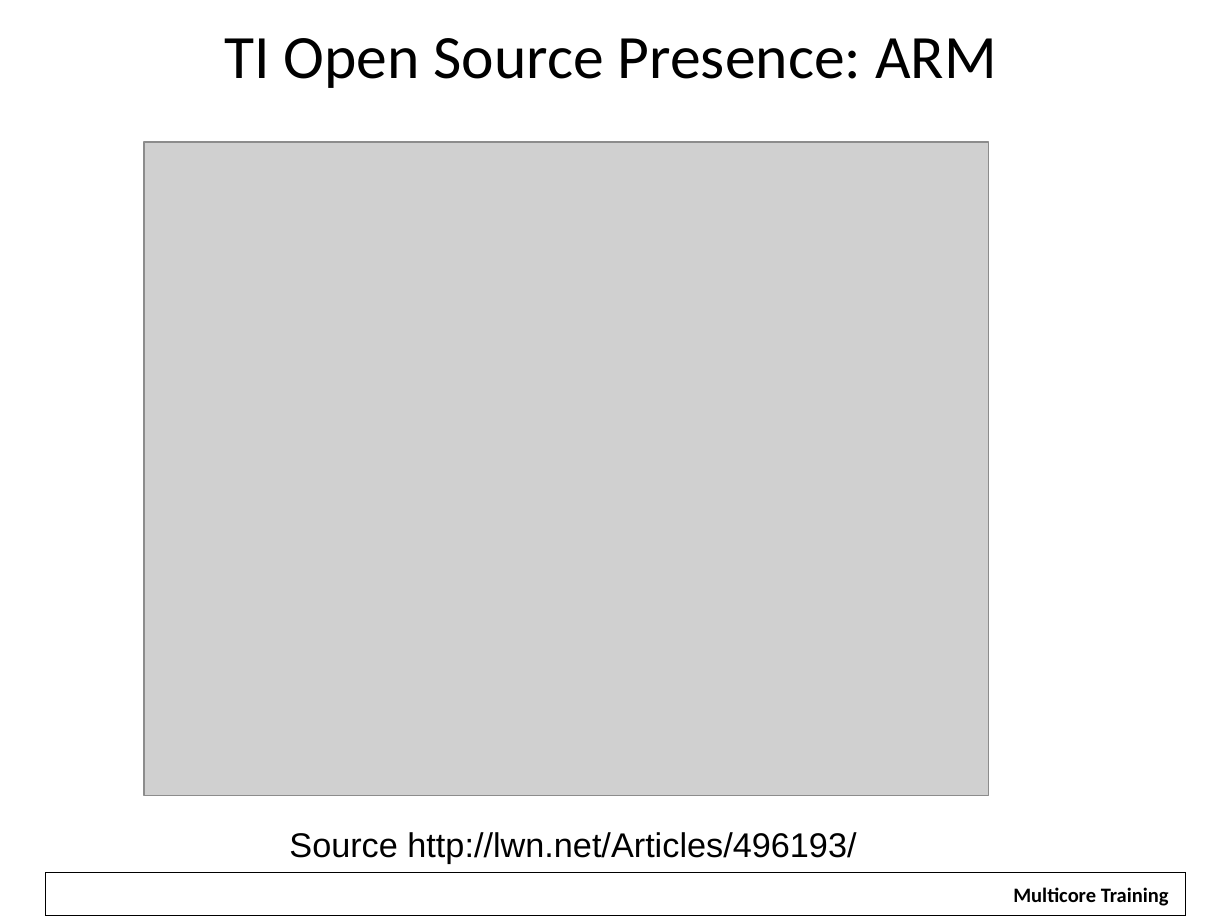
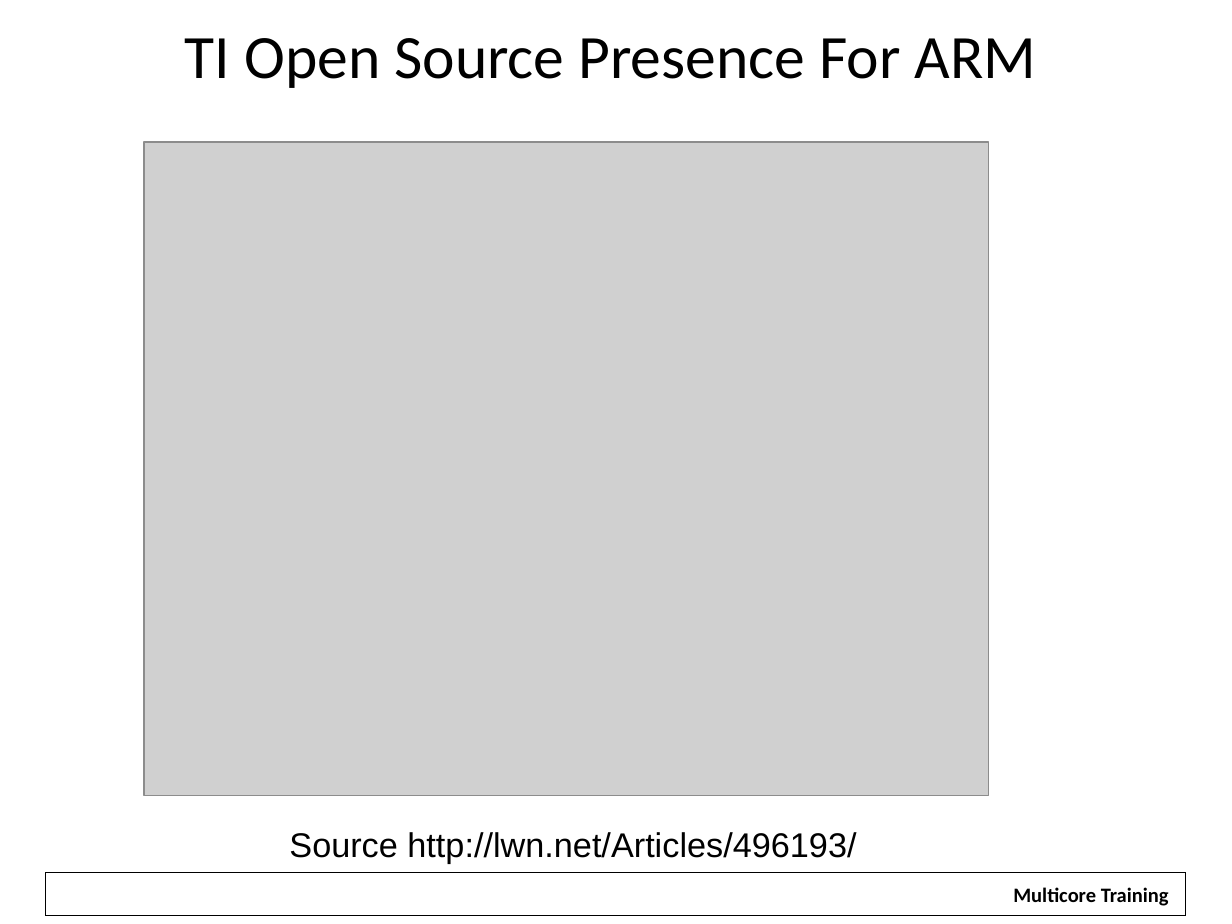
Before and after one commit to hari1989/keystone-workshop, a slide deck: slide 19 of slides/KeyStone Software.pptx (slide 7 before the commit). Drawn at 1232x924 pixels with LibreOffice and Linux fonts; fonts in the diff are those of the drawing; grey boxes stand for pictures; background and template pictures are left out. Boxes give left, top, right and bottom in pixels: in the first picture for what was removed or moved away, otherwise in the second. Text is boxed around its words. In the diff, an @@ line names an element or a change of style, - is before the commit and + after.

```diff
--- a/slides/KeyStone Software.pptx
+++ b/slides/KeyStone Software.pptx
@@ text at [185,38,1036,88]: text changed @@
-TI Open Source Presence: ARM
+TI Open Source Presence For ARM
```
Also in this commit, not shown: 15 other slides changed, 38 slides added, 8 slides removed.
